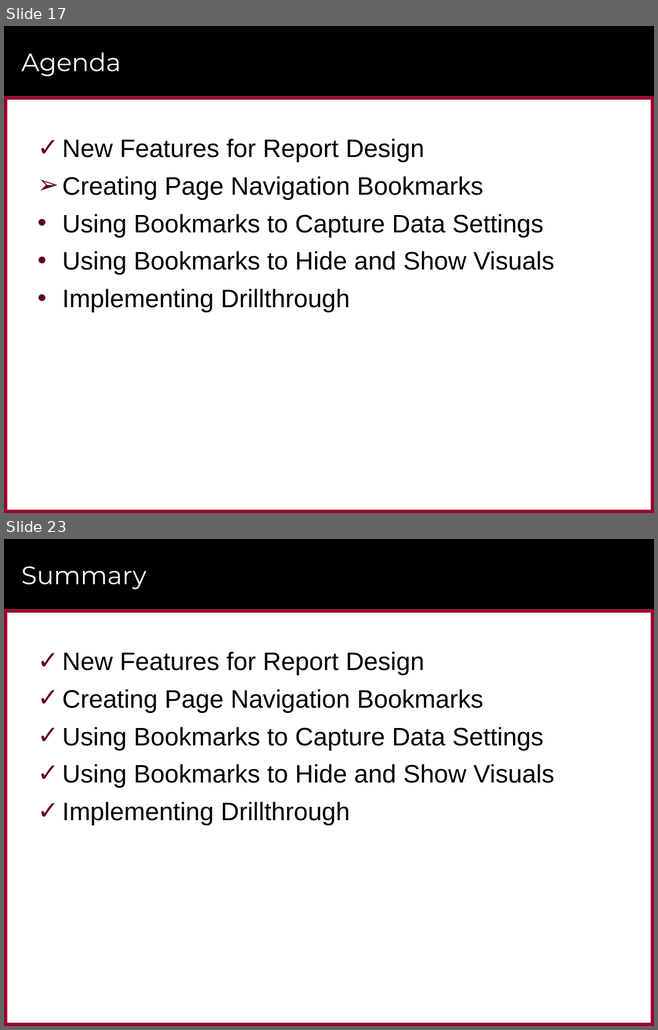
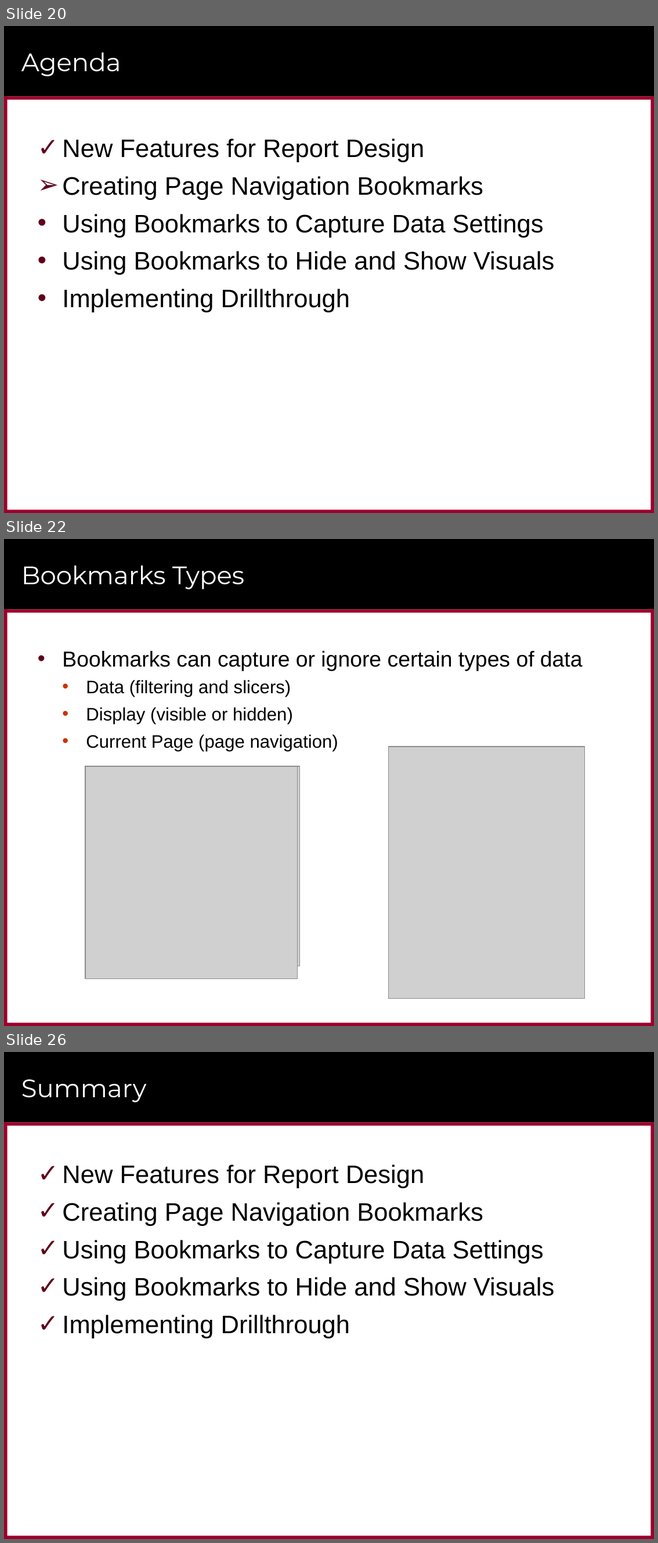
Before and after one commit to CriticalPathTraining/Bookmarks, a slide deck: Bookmarks.pptx. Shown one above the other, each under a label of ours: slides 17 and 23 before the commit, slides 20, 22 and 26 after it; the slides between them are not shown. The pictures are 658x1030 and 658x1543 pixels, drawn with LibreOffice and Linux fonts; fonts in the diff are those of the drawing; grey boxes stand for pictures; background and template pictures are left out. Boxes give left, top, right and bottom in pixels: in the first picture for what was removed or moved away, otherwise in the second. Text is boxed around its words. In the diff, an @@ line names an element or a change of style, - is before the commit and + after.

```diff
--- a/Bookmarks.pptx
+++ b/Bookmarks.pptx
@@ slide 22 added at <box>4,539,654,1026</box>, background #FFFFFF; not listed: 6 template elements that a slide beside it also shows @@
@@ title added at <box>21,565,244,589</box>, 28 pt, text #FFFFFF @@
+Bookmarks Types
@@ text added at <box>62,651,582,751</box>, 20 pt, text #000000 @@
+• Bookmarks can capture or ignore certain types of data
+  • Data (filtering and slicers)
+  • Display (visible or hidden)
+  • Current Page (page navigation)
@@ picture added at <box>389,747,585,999</box> @@
@@ picture added at <box>85,766,300,966</box> @@
@@ picture added at <box>85,766,297,979</box> @@
@@ what was slide 17 is now slide 20 @@
@@ what was slide 23 is now slide 26 @@
```
Also in this commit, not shown: 10 slides changed, 10 other slides added, 7 slides removed, 1 other file.
